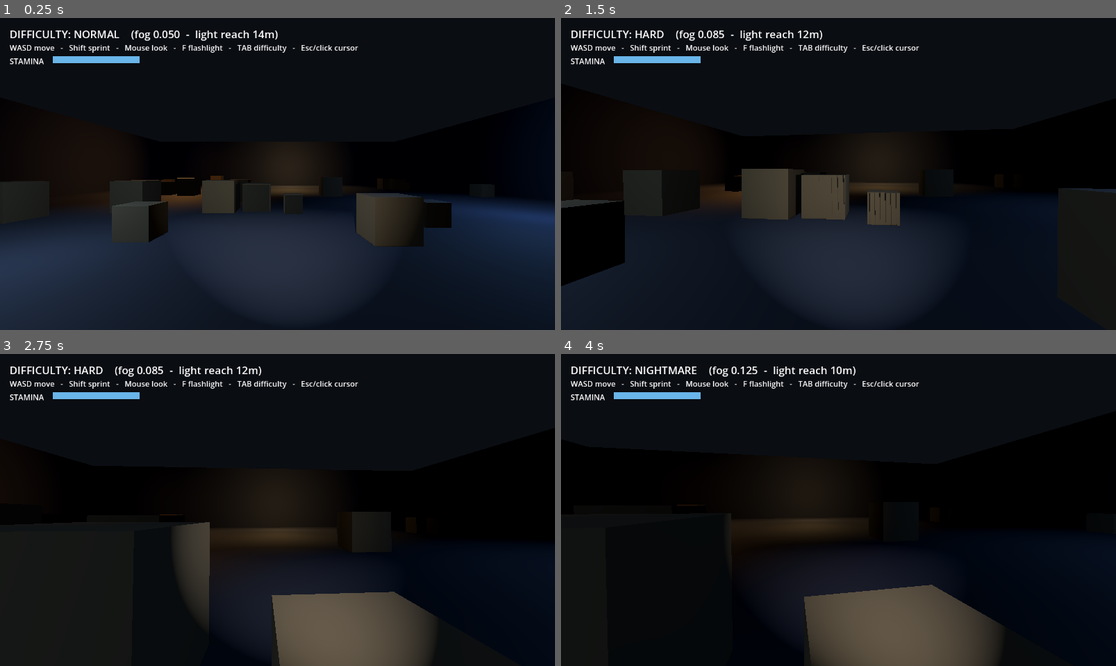
Above: before the commit, frames 1-4 (two rows, left to right).
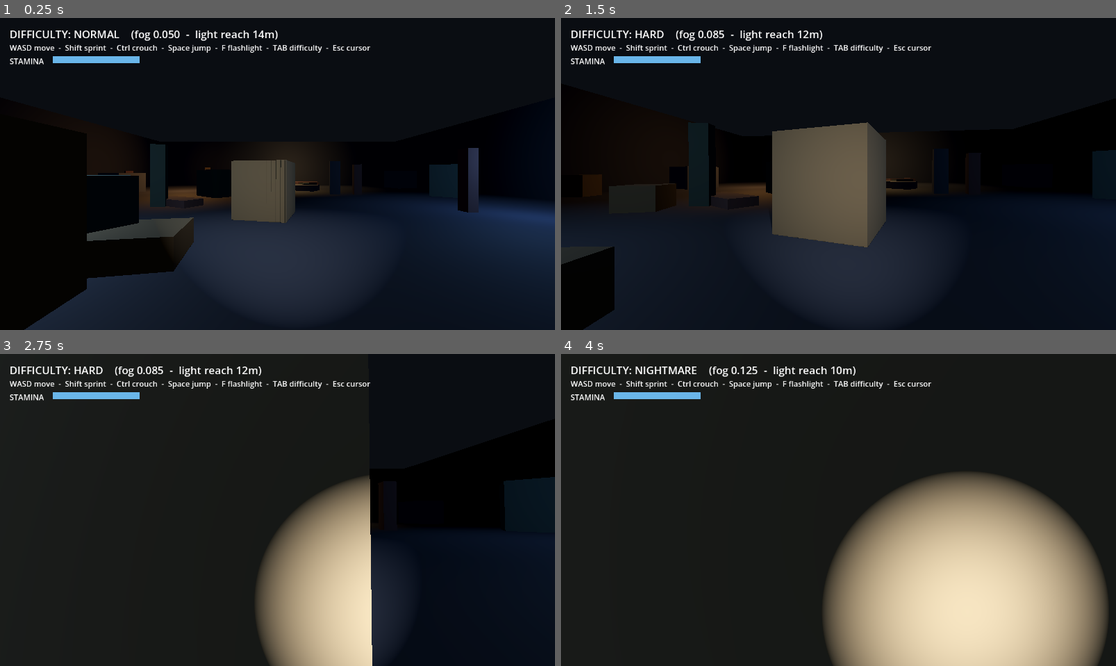
Above: after the commit, the same moments.

Repository: Ehido/gamedev
Game: Godot game, scene res://Main.tscn
Two runs of this game, one before a commit and one after it. Both use one fixed random seed, a clock stepped at 60 frames per second and the inputs below.
Inputs (mouse positions are in pixels of both pictures, inside the frame that each line leads up to):
- Up to frame 1 (0.25 s): no input
- Up to frame 2 (1.5 s): tap Enter at 0.5 s; move the mouse to (866, 174) at 0.52 s; hold W from 0.53 s (still down); tap Tab at 0.6 s; tap Space at 0.77, 1.07 s; tap F at 0.8, 1.35 s; move the mouse to (810, 174) at 1.27 s
- Up to frame 3 (2.75 s): keep holding W; tap Space at 1.52, 1.82 s; tap Ctrl at 1.55 s; move the mouse to (288, 503) at 2.02 s; hold Ctrl from 2.03 s (still down); tap Shift at 2.3 s
- Up to frame 4 (4 s): keep holding W; move the mouse to (832, 516) at 2.77 s; release Ctrl at 2.78 s; tap Shift at 2.85 s; tap Space at 3.02, 3.05, 3.32, 3.6, 3.77 s; move the mouse to (877, 513) at 3.52 s; tap Tab at 3.8 s

The runs differ from the first frame. In frame 1, 17% of the frame differs, in the area x 0-87%, y 8-100%; in frame 2, 12%; in frame 3, 21%; in frame 4, 33%, in the area x 0-99%, y 8-100%.

Commit message:
MURK: jump + crouch, stamina anti-feather cooldown, varied props, banding fix
- Add jump (Space) and crouch (Ctrl, smooth capsule + camera).
- Stamina now has a 0.75s post-sprint cooldown that resets while sprinting,
  so feathering Shift can't trickle-charge a permanent speed boost; HUD bar
  turns orange during cooldown.
- Scatter varied salvage (crates/pillars/slabs/blocks) at random sizes,
  positions and rotations, re-randomized every launch.
- Reduce light/dark banding: enable debanding + higher fog volume depth +
  softer fog density ramp.
- Fix GDScript Variant-inference + typing errors (lerpf, untyped player).
- Rebuild Windows MURK.exe.

Diff:
--- a/games/murk/project.godot
+++ b/games/murk/project.godot
@@ -13,6 +13,7 @@
 [rendering]
 
 environment/defaults/default_clear_color=Color(0.02, 0.02, 0.035, 1)
+anti_aliasing/quality/use_debanding=true
 environment/volumetric_fog/volume_size=96
-environment/volumetric_fog/volume_depth=160
+environment/volumetric_fog/volume_depth=180
 environment/volumetric_fog/use_filter=1
--- a/games/murk/scripts/Main.gd
+++ b/games/murk/scripts/Main.gd
@@ -11,7 +11,7 @@
 var _env: Environment
 var _fog_material: ShaderMaterial
 var _hud: Label
-var _player: CharacterBody3D
+var _player  # the Player CharacterBody3D (untyped so its script methods resolve)
 var _stamina_fill: ColorRect
 
 func _ready() -> void:
@@ -76,16 +76,37 @@
 	_add_box(Vector3(1, 8, s), Vector3(-s * 0.5, 4, 0), wall_mat)    # wall -X
 	_add_box(Vector3(1, 8, s), Vector3(s * 0.5, 4, 0), wall_mat)     # wall +X
 
-	var crate_mat := StandardMaterial3D.new()
-	crate_mat.albedo_color = Color(0.30, 0.25, 0.18)
-	crate_mat.roughness = 1.0
+	# Scattered salvage: four kinds of object (crate / pillar / slab / big block)
+	# at varied sizes, positions and rotations. Randomized each launch so no two
+	# runs look the same.
+	var palette := [
+		Color(0.30, 0.25, 0.18), Color(0.22, 0.24, 0.28),
+		Color(0.28, 0.20, 0.20), Color(0.20, 0.26, 0.24),
+	]
 	var rng := RandomNumberGenerator.new()
-	rng.seed = 20260616
-	for i in 26:
-		var c := rng.randf_range(0.8, 1.9)
+	rng.randomize()
+	var count := rng.randi_range(30, 42)
+	for i in count:
+		var box_size: Vector3
+		match rng.randi() % 4:
+			0: box_size = Vector3(rng.randf_range(0.8, 1.8), rng.randf_range(0.8, 1.8), rng.randf_range(0.8, 1.8))  # crate
+			1: box_size = Vector3(rng.randf_range(0.5, 1.0), rng.randf_range(2.0, 4.0), rng.randf_range(0.5, 1.0))  # pillar
+			2: box_size = Vector3(rng.randf_range(2.0, 4.0), rng.randf_range(0.4, 0.8), rng.randf_range(1.0, 2.2))  # slab
+			_: box_size = Vector3(rng.randf_range(2.2, 3.4), rng.randf_range(2.0, 3.0), rng.randf_range(2.2, 3.4))  # big block
 		var x := rng.randf_range(-s * 0.5 + 3.0, s * 0.5 - 3.0)
 		var z := rng.randf_range(-s * 0.5 + 3.0, s * 0.5 - 3.0)
-		_add_box(Vector3(c, c, c), Vector3(x, c * 0.5, z), crate_mat)
+		if Vector2(x, z).distance_to(Vector2(0.0, 16.0)) < 4.0:
+			continue  # keep the player's spawn spot clear
+		var mat := StandardMaterial3D.new()
+		mat.albedo_color = palette[rng.randi() % palette.size()]
+		mat.roughness = 1.0
+		var prop := CSGBox3D.new()
+		prop.size = box_size
+		prop.position = Vector3(x, box_size.y * 0.5, z)
+		prop.rotation.y = rng.randf_range(0.0, TAU)
+		prop.material = mat
+		prop.use_collision = true
+		add_child(prop)
 
 func _add_box(box_size: Vector3, pos: Vector3, mat: Material) -> void:
 	var b := CSGBox3D.new()
@@ -102,6 +123,7 @@
 	player.add_to_group("player")
 
 	var col := CollisionShape3D.new()
+	col.name = "Collision"
 	var capsule := CapsuleShape3D.new()
 	capsule.radius = 0.4
 	capsule.height = 1.8
@@ -146,7 +168,7 @@
 	canvas.add_child(_hud)
 	var help := Label.new()
 	help.position = Vector2(20, 50)
-	help.text = "WASD move   -   Shift sprint   -   Mouse look   -   F flashlight   -   TAB difficulty   -   Esc/click cursor"
+	help.text = "WASD move  -  Shift sprint  -  Ctrl crouch  -  Space jump  -  F flashlight  -  TAB difficulty  -  Esc cursor"
 	canvas.add_child(help)
 
 	var stam_label := Label.new()
@@ -167,6 +189,9 @@
 func _process(_delta: float) -> void:
 	if _player and _stamina_fill:
 		_stamina_fill.size.x = STAMINA_BAR_W * _player.stamina_ratio()
+		# Orange during the post-sprint cooldown, blue when refilling normally.
+		_stamina_fill.color = Color(1.0, 0.5, 0.2, 0.9) if _player.stamina_blocked() \
+			else Color(0.45, 0.78, 1.0, 0.9)
 
 func _apply_difficulty() -> void:
 	var d := Difficulty.current()
--- a/games/murk/scripts/Player.gd
+++ b/games/murk/scripts/Player.gd
@@ -1,28 +1,47 @@
 extends CharacterBody3D
-## First-person walker. Mouse looks, WASD moves, TAB cycles difficulty so you
-## can watch the fog/light change live, Esc frees the cursor. The flashlight is
-## a child of the camera, so it always points where you look.
+## First-person controller: look, move, sprint (stamina + anti-feather cooldown),
+## crouch, jump, and flashlight toggle. Numbers are placeholders, easy to retune.
 
 @export var speed: float = 4.5
 @export var mouse_sensitivity: float = 0.0025
 @export var gravity: float = 16.0
+@export var jump_velocity: float = 5.0
 
-# Sprint: hold Shift for a burst of speed, limited by stamina. Placeholder
-# numbers -- easy to retune later.
+# Sprint
 @export var sprint_multiplier: float = 1.35
-@export var max_stamina: float = 3.0       # seconds of sprint available
-@export var stamina_recharge: float = 1.0  # refills to full in ~3s of not sprinting
+@export var max_stamina: float = 3.0         # seconds of sprint available
+@export var stamina_recharge: float = 1.0    # refill rate once cooldown elapses
+@export var stamina_cooldown: float = 0.75   # delay before refill starts (anti-feather)
+
+# Crouch
+@export var crouch_speed_multiplier: float = 0.5
+const STAND_CAM_Y := 1.6
+const CROUCH_CAM_Y := 0.9
+const STAND_HEIGHT := 1.8
+const CROUCH_HEIGHT := 1.0
 
 var stamina: float = 3.0
+var _recharge_timer: float = 0.0
+var _crouch: float = 0.0  # 0 = standing, 1 = fully crouched
+var _jump_queued: bool = false
+
 var _camera: Camera3D
+var _collision: CollisionShape3D
+var _capsule: CapsuleShape3D
 var _pitch: float = 0.0
 
 func stamina_ratio() -> float:
 	return stamina / max_stamina if max_stamina > 0.0 else 0.0
 
+# True during the post-sprint cooldown, so the HUD can show why it isn't refilling.
+func stamina_blocked() -> bool:
+	return _recharge_timer > 0.0 and stamina < max_stamina
+
 func _ready() -> void:
 	_camera = get_node_or_null("Camera")
-	# Don't grab the mouse in headless validation runs (no window to draw to).
+	_collision = get_node_or_null("Collision")
+	if _collision:
+		_capsule = _collision.shape as CapsuleShape3D
 	if DisplayServer.get_name() != "headless":
 		Input.mouse_mode = Input.MOUSE_MODE_CAPTURED
 
@@ -33,19 +52,16 @@
 		if _camera:
 			_camera.rotation.x = _pitch
 	elif event is InputEventMouseButton and event.pressed:
-		# Click back into the window to re-capture the mouse and look around again.
 		if Input.mouse_mode != Input.MOUSE_MODE_CAPTURED:
 			Input.mouse_mode = Input.MOUSE_MODE_CAPTURED
 	elif event is InputEventKey and event.pressed and not event.echo:
-		if event.keycode == KEY_ESCAPE:
-			_toggle_mouse()
-		elif event.keycode == KEY_TAB:
-			Difficulty.cycle()
-		elif event.keycode == KEY_F:
-			_toggle_flashlight()
+		match event.keycode:
+			KEY_ESCAPE: _toggle_mouse()
+			KEY_TAB: Difficulty.cycle()
+			KEY_F: _toggle_flashlight()
+			KEY_SPACE: _jump_queued = true
 
 func _toggle_mouse() -> void:
-	# Esc frees the cursor; Esc again (or a click) grabs it back so you can keep looking.
 	if Input.mouse_mode == Input.MOUSE_MODE_CAPTURED:
 		Input.mouse_mode = Input.MOUSE_MODE_VISIBLE
 	else:
@@ -56,33 +72,64 @@
 		flashlight.visible = not flashlight.visible
 
 func _physics_process(delta: float) -> void:
+	# Gravity + jump.
 	if is_on_floor():
 		if velocity.y < 0.0:
 			velocity.y = 0.0
+		if _jump_queued:
+			velocity.y = jump_velocity
 	else:
 		velocity.y -= gravity * delta
+	_jump_queued = false
 
+	# Crouch (hold Ctrl): smoothly shrink the capsule + lower the camera.
+	var want_crouch := Input.is_physical_key_pressed(KEY_CTRL)
+	var crouch_target: float = 1.0 if want_crouch else 0.0
+	var crouch_step: float = delta * 8.0
+	if _crouch < crouch_target:
+		_crouch = minf(_crouch + crouch_step, crouch_target)
+	else:
+		_crouch = maxf(_crouch - crouch_step, crouch_target)
+	_apply_crouch()
+	var crouching := _crouch > 0.5
+
+	# Movement input.
 	var input_dir := Vector3.ZERO
-	if Input.is_physical_key_pressed(KEY_W):
-		input_dir.z -= 1.0
-	if Input.is_physical_key_pressed(KEY_S):
-		input_dir.z += 1.0
-	if Input.is_physical_key_pressed(KEY_A):
-		input_dir.x -= 1.0
-	if Input.is_physical_key_pressed(KEY_D):
-		input_dir.x += 1.0
+	if Input.is_physical_key_pressed(KEY_W): input_dir.z -= 1.0
+	if Input.is_physical_key_pressed(KEY_S): input_dir.z += 1.0
+	if Input.is_physical_key_pressed(KEY_A): input_dir.x -= 1.0
+	if Input.is_physical_key_pressed(KEY_D): input_dir.x += 1.0
+	var moving := input_dir != Vector3.ZERO
 
-	var moving := input_dir != Vector3.ZERO
-	var sprinting := moving and Input.is_physical_key_pressed(KEY_SHIFT) and stamina > 0.0
+	# Sprint with an anti-feather cooldown: every frame you sprint resets the
+	# cooldown, so tapping Shift can never trickle-charge a permanent boost.
+	var sprinting := moving and not crouching \
+		and Input.is_physical_key_pressed(KEY_SHIFT) and stamina > 0.0
 	if sprinting:
 		stamina = max(stamina - delta, 0.0)
+		_recharge_timer = stamina_cooldown
+	elif _recharge_timer > 0.0:
+		_recharge_timer = max(_recharge_timer - delta, 0.0)
 	else:
 		stamina = min(stamina + stamina_recharge * delta, max_stamina)
 
-	var current_speed := speed * (sprint_multiplier if sprinting else 1.0)
+	var current_speed := speed
+	if crouching:
+		current_speed *= crouch_speed_multiplier
+	elif sprinting:
+		current_speed *= sprint_multiplier
+
 	var dir := transform.basis * input_dir.normalized()
 	dir.y = 0.0
 	dir = dir.normalized()
 	velocity.x = dir.x * current_speed
 	velocity.z = dir.z * current_speed
 	move_and_slide()
+
+func _apply_crouch() -> void:
+	if _camera:
+		_camera.position.y = lerpf(STAND_CAM_Y, CROUCH_CAM_Y, _crouch)
+	if _capsule and _collision:
+		var h: float = lerpf(STAND_HEIGHT, CROUCH_HEIGHT, _crouch)
+		_capsule.height = h
+		_collision.position.y = h * 0.5
--- a/games/murk/shaders/moving_fog.gdshader
+++ b/games/murk/shaders/moving_fog.gdshader
@@ -38,6 +38,7 @@
 	p += vec3(TIME * 0.08, TIME * 0.02, TIME * 0.05);
 	float n = vnoise(p) + 0.5 * vnoise(p * 2.0 + 3.0);
 	n /= 1.5;
-	DENSITY = base_density * smoothstep(0.35, 0.9, n);
+	// Gentle ramp (no hard edges) so the density doesn't band.
+	DENSITY = base_density * smoothstep(0.15, 1.0, n);
 	ALBEDO = fog_albedo;
 }
